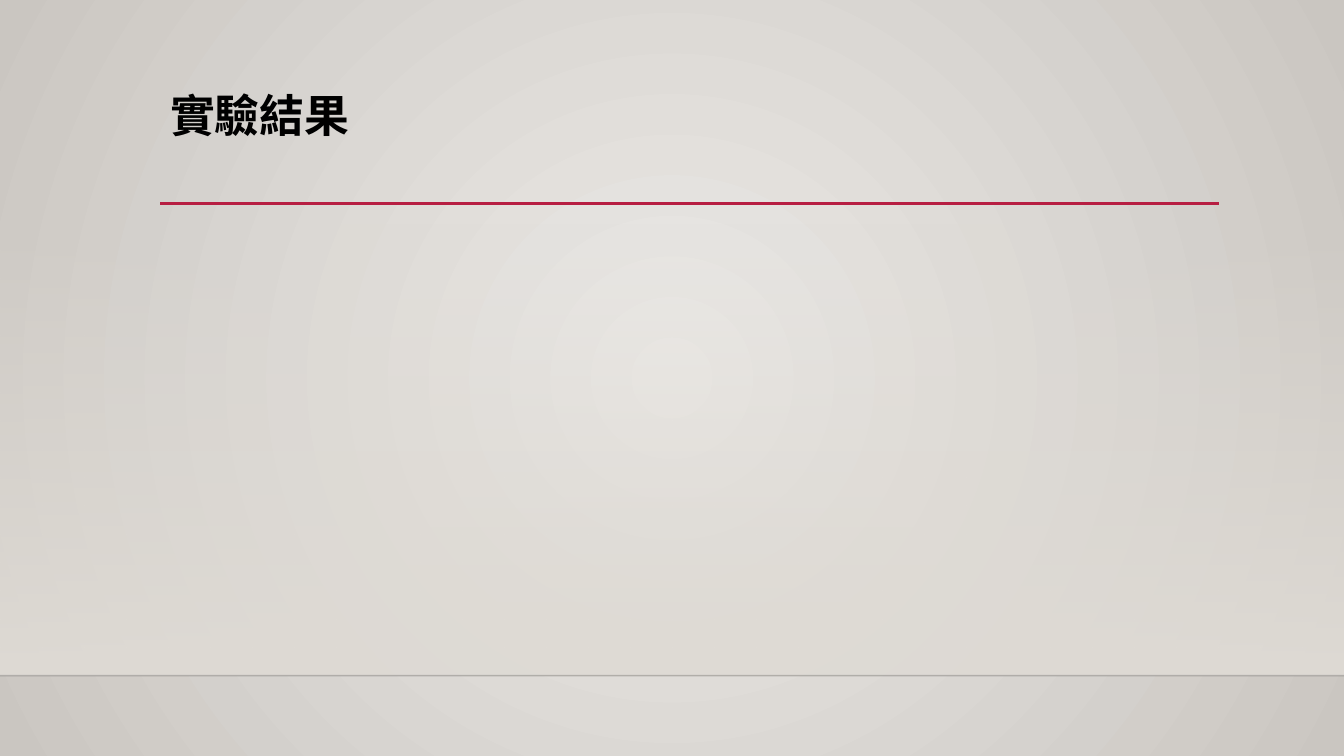
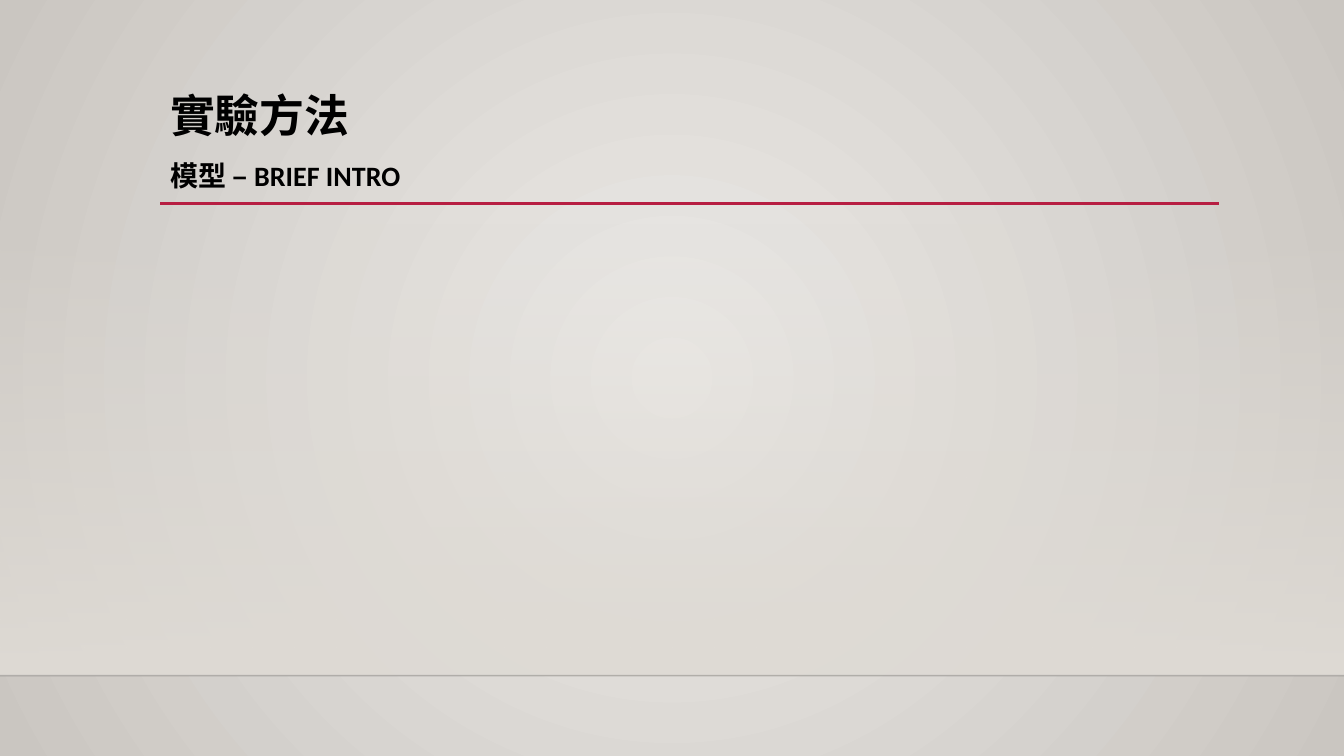
Before and after one commit to 1082-datascience/finalproject-finalproject-1082ds_group3, a slide deck: slide 7 of docs/yuchun_model.pptx (slide 18 before the commit). Drawn at 1344x756 pixels with LibreOffice and Linux fonts; fonts in the diff are those of the drawing; grey boxes stand for pictures; background and template pictures are left out. Boxes give left, top, right and bottom in pixels: in the first picture for what was removed or moved away, otherwise in the second. Text is boxed around its words. In the diff, an @@ line names an element or a change of style, - is before the commit and + after.

```diff
--- a/docs/yuchun_model.pptx
+++ b/docs/yuchun_model.pptx
@@ title at [170, 93, 400, 189]: text changed; size 32 to 20 pt @@
-實驗結果
+實驗方法
+模型 – BRIEF INTRO
```
Also in this commit, not shown: 7 other slides changed, 1 slide added, 1 slide removed.
